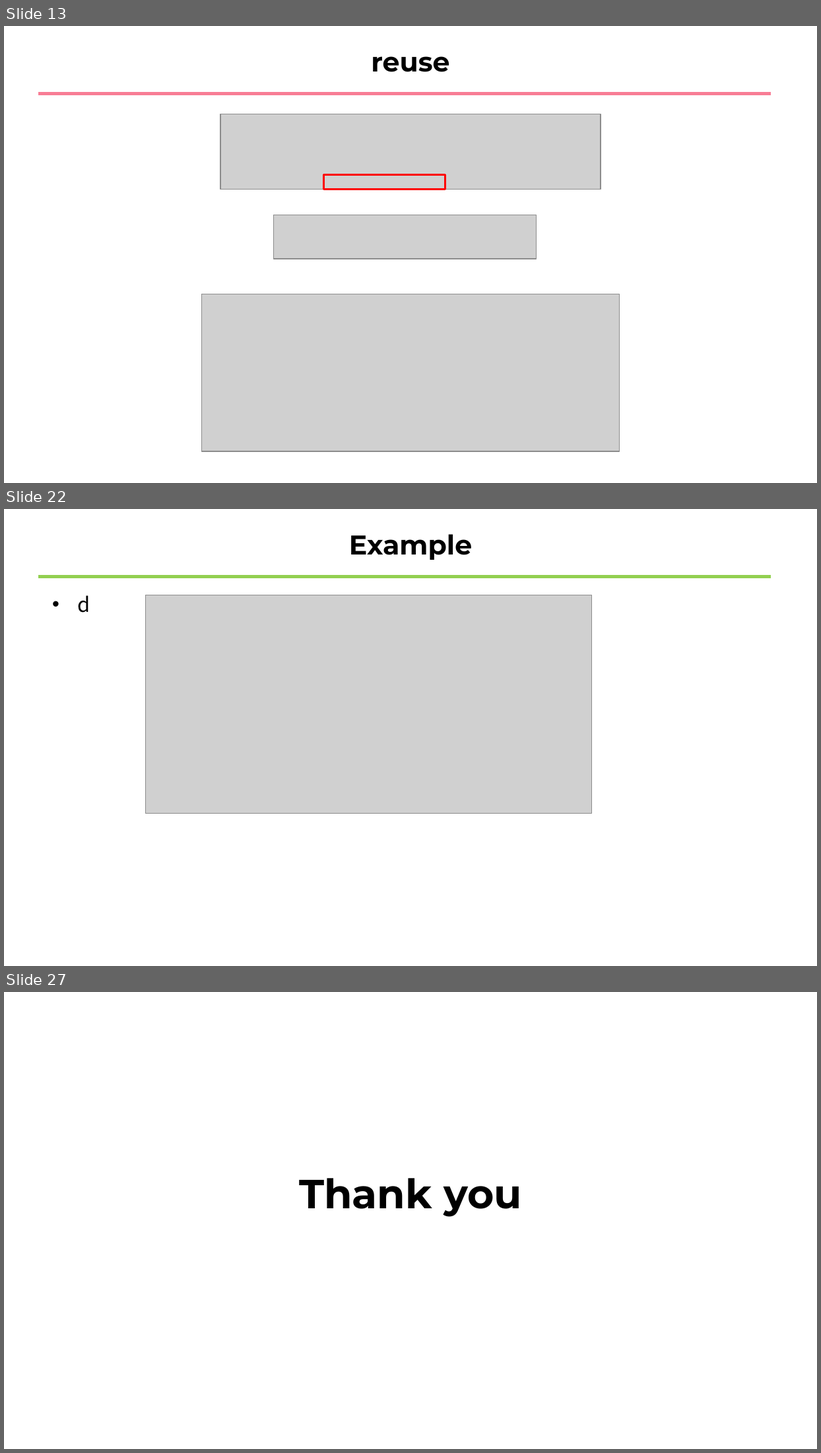
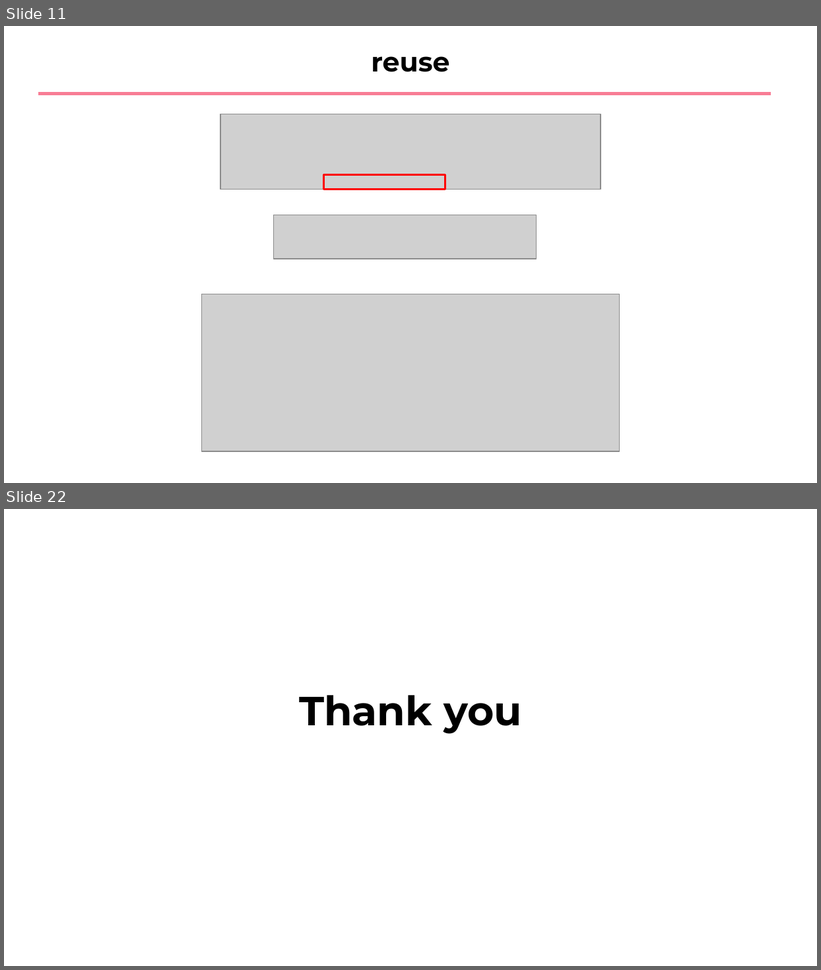
Before and after one commit to sewonpark-sec/SSL-Seminar, a slide deck: 11_Use_After_Free.pptx. Shown one above the other, each under a label of ours: slides 13, 22 and 27 before the commit, slides 11 and 22 after it; the slides between them are not shown. The pictures are 821x1453 and 821x970 pixels, drawn with LibreOffice and Linux fonts; fonts in the diff are those of the drawing; grey boxes stand for pictures. Boxes give left, top, right and bottom in pixels: in the first picture for what was removed or moved away, otherwise in the second. Text is boxed around its words. In the diff, an @@ line names an element or a change of style, - is before the commit and + after.

```diff
--- a/11_Use_After_Free.pptx
+++ b/11_Use_After_Free.pptx
@@ slide 22 removed at (4,509,817,966), background #FFFFFF @@
@@ title removed at (349,534,472,560) @@
-Example
@@ line removed from (38, 576) to (772, 576) @@
@@ text removed at (78,595,90,613) @@
-• d
@@ picture removed at (145,595,591,814) @@
@@ what was slide 13 is now slide 11 @@
@@ what was slide 27 is now slide 22 @@
```
Also in this commit, not shown: 10 slides changed, 4 slides added, 8 other slides removed.
